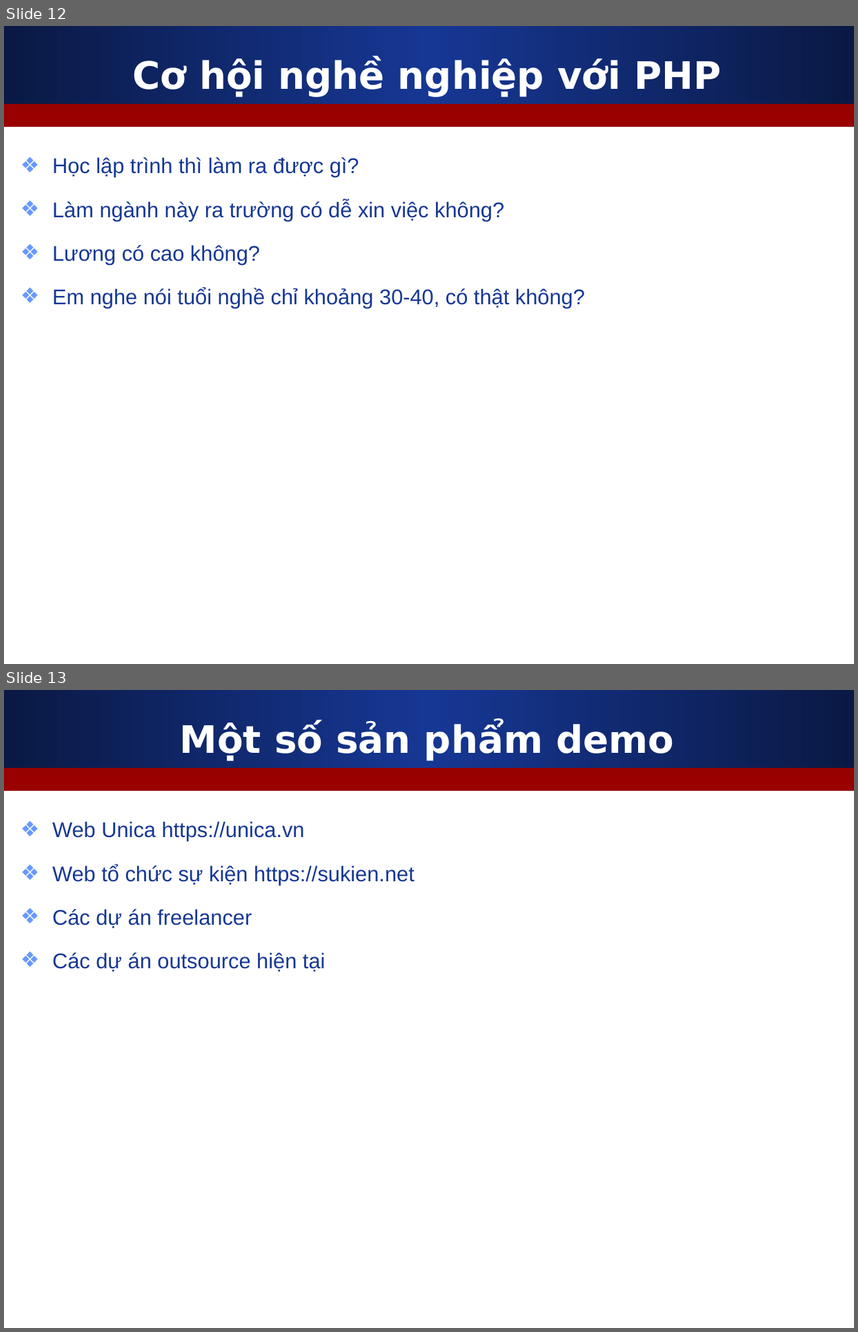
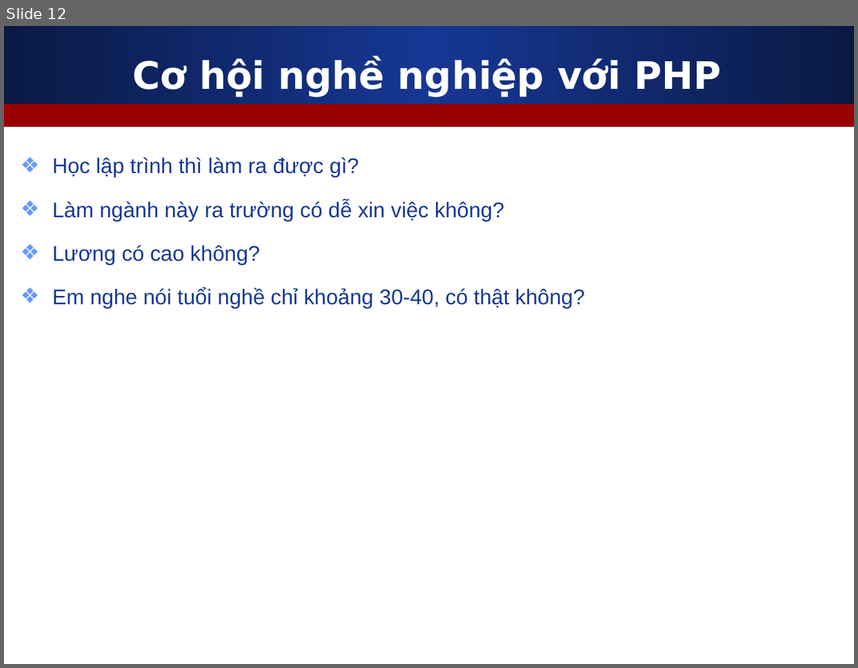
Before and after one commit to nguyenvietmanhit/php1220e2, a slide deck: Day01_Software_Setup_And_Git_And_HTML/Slides/1_Gioi_thieu_khoa_hoc.ppt. Shown one above the other, each under a label of ours: slides 12 and 13 before the commit, slide 12 after it. The pictures are 858x1332 and 858x668 pixels, drawn with LibreOffice and Linux fonts; fonts in the diff are those of the drawing. Boxes give left, top, right and bottom in pixels: in the first picture for what was removed or moved away, otherwise in the second. Text is boxed around its words. In the diff, an @@ line names an element or a change of style, - is before the commit and + after.

```diff
--- a/Day01_Software_Setup_And_Git_And_HTML/Slides/1_Gioi_thieu_khoa_hoc.ppt
+++ b/Day01_Software_Setup_And_Git_And_HTML/Slides/1_Gioi_thieu_khoa_hoc.ppt
@@ slide 13 removed at (x1=4, y1=690, x2=854, y2=1328), background #FFFFFF; not listed: 2 template elements that a slide beside it also shows @@
@@ title removed at (x1=180, y1=722, x2=674, y2=761) @@
-Một số sản phẩm demo
@@ text removed at (x1=52, y1=821, x2=415, y2=972) @@
-❖ Web Unica https://unica.vn
-❖ Web tổ chức sự kiện https://sukien.net
-❖ Các dự án freelancer
-❖ Các dự án outsource hiện tại
```
Also in this commit, not shown: 3 slides changed.
